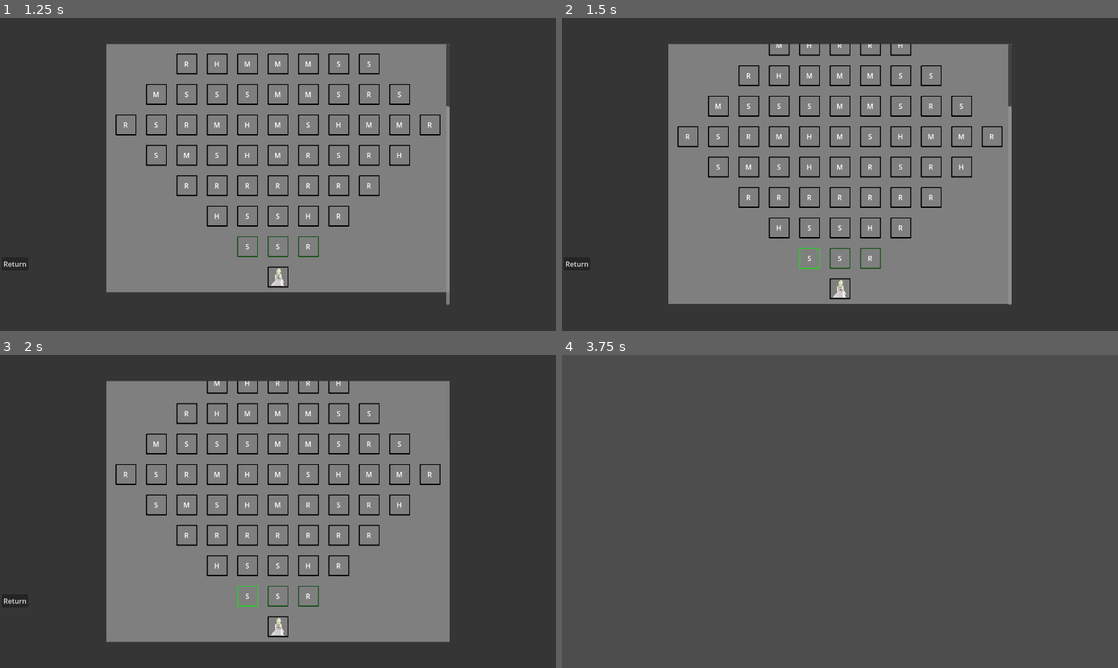
Above: before the commit, frames 1-4 (two rows, left to right).
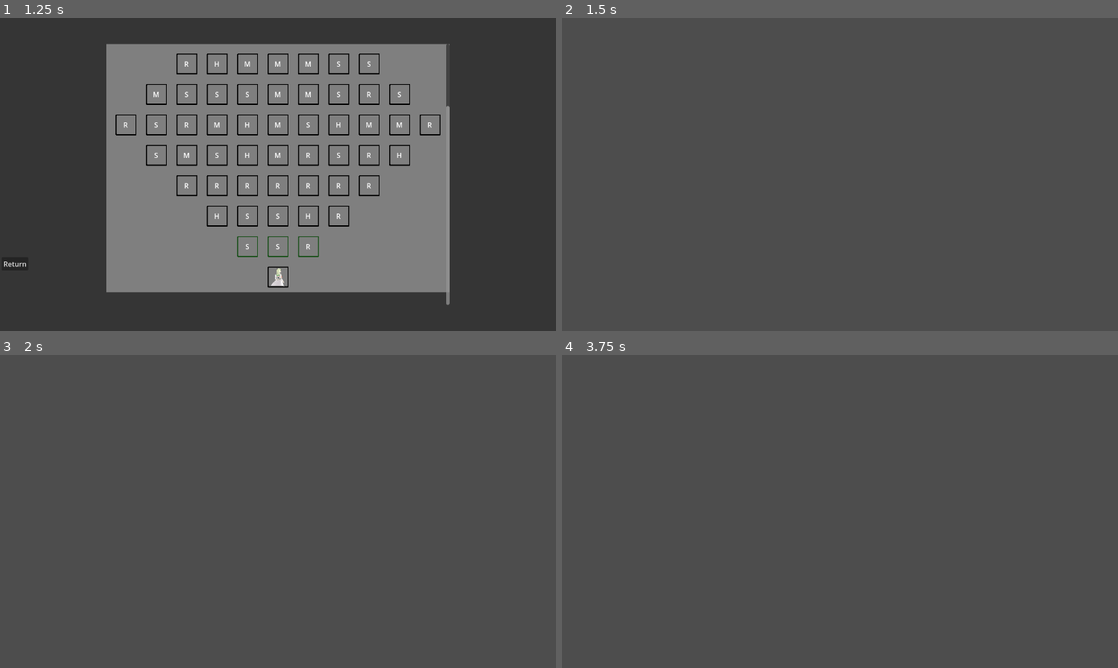
Above: after the commit, the same moments.

Repository: Saplings-Projects/1M_sub
Game: Godot game, scene res://#Scenes/MapUI.tscn
Same seed, same stepped clock (60 frames per second), same inputs: the game is played once before the commit and once after it. This scene is started directly instead of the project's main scene.
Inputs (mouse positions are in pixels of both pictures, inside the frame that each line leads up to):
- Up to frame 1 (1.25 s): tap Enter at 0.5 s; drag from (278, 174) to (333, 105) at 0.52 s
- Up to frame 2 (1.5 s): click (812, 246) at 1.27 s
- Up to frame 3 (2 s): no input
- Up to frame 4 (3.75 s): click (812, 596) at 2.02 s; click (812, 596) at 2.77 s; click (578, 602) at 3.5 s, where only the run before the commit has a clickable "Return"

Frame 1 is identical in both runs. In frame 2, 50% of the frame differs, in the area x 0-81%, y 8-92%; in frame 3, 51%; in frame 4, nothing differs.

Commit message:
Add a signal bus to get signals from instances of the same class/node
This allows to close the map if any non-disabled room button of the map is pressed

Diff:
--- /dev/null
+++ b/Global/SignalBus.gd
@@ -0,0 +1,6 @@
+extends Node2D
+
+### This is meant for having signals that can come from multiple instance of the same class
+### Only add signals in this file
+
+signal clicked_next_room_on_map
--- a/Map/RoomUI.gd
+++ b/Map/RoomUI.gd
@@ -13,3 +13,4 @@
 
 func _set_player_position_based_on_room():
 	PlayerManager.player_position = room.room_position
+	SignalBus.clicked_next_room_on_map.emit()
--- a/UI/MapUI.gd
+++ b/UI/MapUI.gd
@@ -22,6 +22,9 @@
 
 
 func _ready() -> void:
+	# allows map to be closed if any of the room button on the map is pressed
+	SignalBus.clicked_next_room_on_map.connect(func() -> void: queue_free())
+
 	var current_map: MapBase = MapManager.current_map
 
 	var accessible_rooms_by_player: Array[RoomBase] = MapMovement.get_accessible_rooms_by_player()
--- a/project.godot
+++ b/project.godot
@@ -23,6 +23,7 @@
 RandomGenerator="*res://Managers/RandomGenerator.gd"
 GlobalVar="*res://Global/GLOBAL_VAR.gd"
 MapManager="*res://Map/MapManager.gd"
+SignalBus="*res://Global/SignalBus.gd"
 
 [display]
 
